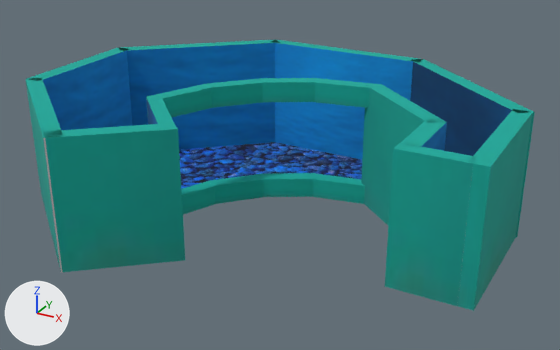
The OBJ model Proyecto_Final_Acuario/Proyecto_Final_Acuario/Models/Acuario/Area_Peces/area_peces.obj: old version first, new version second.
One viewpoint serves both versions: a 50 mm camera at (-87.7, -40.6, 31.3) aimed at (-117.7, 14.0, 4.0). Lighting does not change. The marker at lower left points along +X, +Y and +Z. Where no turn or scale is listed for an object, it has been applied to the vertices. Vertices at the same position are counted once.

The first picture shows 'area_peces'.
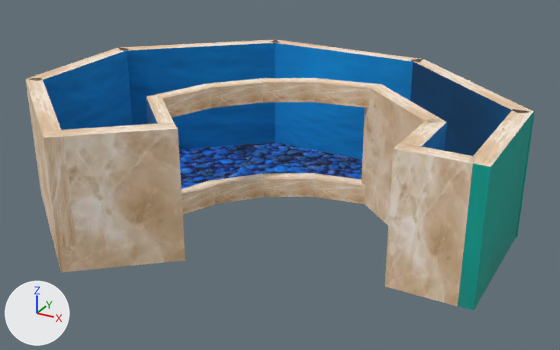
What the commit changed:
Picture 'paredes_estanques.png' (img_paredes_estanques_png) is new.
Material 'lambert24SG' (mat_lambert24sg) is new.
Its texture is img_paredes_estanques_png.
Its roughness is 1.0.
Material 'lambert23SG' (mat_lambert23sg) is new.
Its texture is img_paredes_estanques_png.
Its roughness is 1.0.
Material 'lambert22SG' (mat_lambert22sg) is new.
Its texture is img_paredes_estanques_png.
Its roughness is 1.0.
me_area_peces has 205 vertices, 145 faces and spans x -140.1..-98.1, y -2.9..31.0, z 0.0..11.2.
me_area_peces is used by ob_area_peces; location (0.0, 0.0, 0.0).
me_area_peces part 1: 46 of the faces centred in x -126.9..-108.1, y 8.3..20.8, z 0.0..11.2 switch from mat_lambert9sg (picture img_pared_png) to mat_lambert22sg (picture img_paredes_estanques_png).
me_area_peces part 2: the 1 face centred in x -124.0, y 5.9, z 11.2 switches from mat_lambert9sg (picture img_pared_png) to mat_lambert23sg (picture img_paredes_estanques_png).
me_area_peces part 3: the 1 face centred in x -104.2, y 11.6, z 11.2 switches from mat_lambert9sg (picture img_pared_png) to mat_lambert23sg (picture img_paredes_estanques_png).
me_area_peces part 4: 1 of the faces centred in x -127.4, y -2.4, z 5.6 switch from mat_area_pinguino_initialshadinggroup (grey #bcbcbc) to mat_lambert22sg (picture img_paredes_estanques_png).
me_area_peces part 5: 4 of the faces centred in x -140.1..-124.2, y 0.3..13.8, z 5.6..11.2 switch from mat_lambert8sg (picture img_pared_png) to mat_lambert22sg (picture img_paredes_estanques_png).
me_area_peces part 6: 1 of the faces centred in x -102.2, y 7.4, z 5.6 switch from mat_lambert8sg (picture img_pared_png) to mat_lambert22sg (picture img_paredes_estanques_png).
me_area_peces part 7: the 1 face centred in x -139.3, y 13.8, z 11.2 switches from mat_lambert8sg (picture img_pared_png) to mat_lambert23sg (picture img_paredes_estanques_png).
me_area_peces part 8: the 1 face centred in x -133.3, y 25.1, z 11.2 switches from mat_lambert8sg (picture img_pared_png) to mat_lambert23sg (picture img_paredes_estanques_png).
me_area_peces part 9: the 1 face centred in x -124.7, y 0.8, z 11.2 switches from mat_lambert8sg (picture img_pared_png) to mat_lambert23sg (picture img_paredes_estanques_png).
me_area_peces part 10: the 1 face centred in x -119.3, y 30.3, z 11.2 switches from mat_lambert8sg (picture img_pared_png) to mat_lambert23sg (picture img_paredes_estanques_png).
me_area_peces part 11: the 1 face centred in x -102.2, y 8.1, z 11.2 switches from mat_lambert8sg (picture img_pared_png) to mat_lambert23sg (picture img_paredes_estanques_png).
me_area_peces part 12: all 2 faces centred in x -105.2..-99.0, y 13.7..25.1, z 11.2 switch from mat_lambert10sg (picture img_pared_png) to mat_lambert23sg (picture img_paredes_estanques_png).
me_area_peces now uses material mat_lambert24sg (picture img_paredes_estanques_png).

Where the change shows, as pixel boxes [x1, y1, x2, y2] in the pictures (560 x 350 px):
part 1 of me_area_peces, recoloured (cyan to beige)
    both: [147, 78, 446, 225]
part 2 of me_area_peces, recoloured
    before: [147, 97, 174, 124]
    after: [147, 96, 174, 123]
part 3 of me_area_peces, recoloured (cyan to beige)
    both: [401, 119, 446, 147]
part 4 of me_area_peces, recoloured (grey to beige)
    before: [43, 138, 62, 272]
    after: [43, 137, 77, 272]
part 5 of me_area_peces, recoloured (cyan to beige)
    both: [26, 79, 185, 272]
part 6 of me_area_peces, recoloured (cyan to beige)
    both: [385, 149, 473, 306]
part 7 of me_area_peces, recoloured (cyan to beige)
    both: [27, 48, 129, 81]
part 8 of me_area_peces, recoloured (cyan to beige)
    both: [118, 39, 280, 51]
part 9 of me_area_peces, recoloured
    before: [44, 123, 178, 138]
    after: [43, 123, 178, 137]
part 10 of me_area_peces, recoloured (cyan to beige)
    both: [277, 40, 419, 62]
part 11 of me_area_peces, recoloured (cyan to beige)
    both: [393, 143, 478, 163]
part 12 of me_area_peces, recoloured (cyan to beige)
    both: [411, 59, 534, 167]
